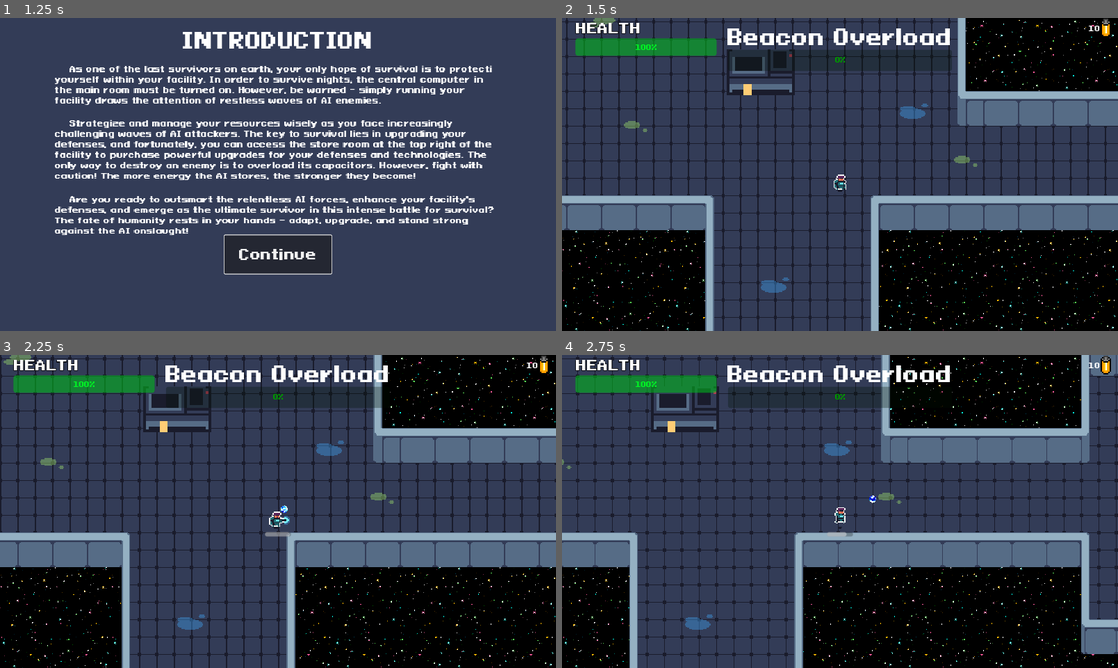
Above: before the commit, frames 1-4 (two rows, left to right).
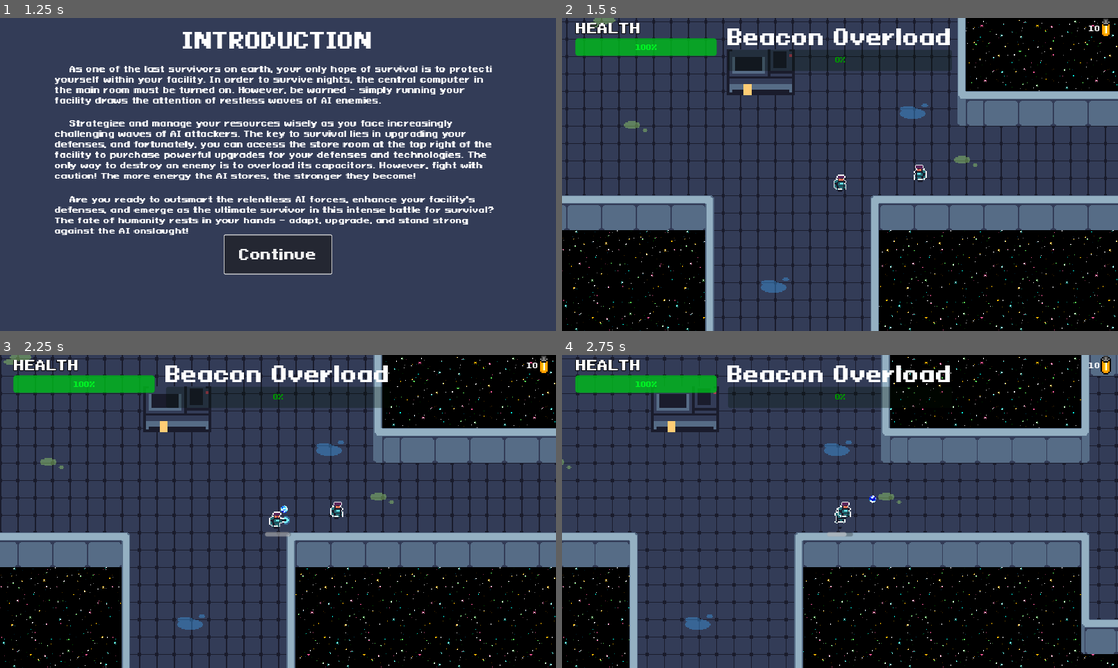
Above: after the commit, the same moments.

Repository: AugustanaCSC380January2024/final-game-solo
Game: Godot game, scene res://Scenes/main_menu.tscn
The game is run twice, just before and just after one commit, with the same random seed, the same clock (stepped at 60 frames per second) and the same inputs. Sound files missing from this copy of the repository are replaced by a short silence.
Inputs (mouse positions are in pixels of both pictures, inside the frame that each line leads up to):
- Up to frame 1 (1.25 s): click "PLAY" at 0.5 s
- Up to frame 2 (1.5 s): click "Continue" at 1.25 s
- Up to frame 3 (2.25 s): tap Enter at 2 s; move the mouse to (400, 495) at 2.02 s; hold D (move_right, bound only before the commit) from 2.03 s (still down); click (400, 495) at 2.1 s
- Up to frame 4 (2.75 s): keep holding D (move_right, bound only before the commit)

Frame 1 is identical in both runs. In frame 2, 1.5% of the frame differs, in the area x 2-66%, y 1-53%; in frame 3, 1.5%; in frame 4, 1.5%.

Commit message:
Added Local Multiplayer

Diff:
--- a/Scenes/Game.tscn
+++ b/Scenes/Game.tscn
@@ -45,6 +45,10 @@
 
 [node name="Player" parent="." instance=ExtResource("2_nfu3v")]
 position = Vector2(573, 429)
+
+[node name="Player2" parent="." instance=ExtResource("2_nfu3v")]
+position = Vector2(647, 420)
+player_id = 2
 
 [node name="CanvasLayer" type="CanvasLayer" parent="."]
 
--- a/Scripts/player.gd
+++ b/Scripts/player.gd
@@ -4,6 +4,8 @@
 @export var health = 20
 
 @export var speed = 100
+
+@export var player_id = 1
 
 var bullet_damage: float = 1.0
 var bullet_speed: float = 150
@@ -58,7 +60,7 @@
 
 func _process(delta):
 	if alive:
-		if Input.is_action_just_pressed("shoot"):
+		if Input.is_action_just_pressed("shoot_%s" % [player_id]):
 			shoot()
 	cooldown_progress.value = weapon_cooldown.time_left
 
@@ -69,8 +71,8 @@
 		aim()
 
 func aim():
-	look_vector.x = -(Input.get_action_strength("look_right") - Input.get_action_strength("look_left"))
-	look_vector.y = (Input.get_action_strength("look_up") - Input.get_action_strength("look_down"))
+	look_vector.x = -(Input.get_action_strength("look_right_%s" % [player_id]) - Input.get_action_strength("look_left_%s" % [player_id]))
+	look_vector.y = (Input.get_action_strength("look_up_%s" % [player_id]) - Input.get_action_strength("look_down_%s" % [player_id]))
 	if look_vector != Vector2.ZERO:
 		print("TURE")
 		crosshair.visible = true
@@ -81,7 +83,7 @@
 		controller_aim = false
 
 func get_input():
-	var input_direction = Input.get_vector("move_left", "move_right", "move_up", "move_down")
+	var input_direction = Input.get_vector("move_left_%s" % [player_id], "move_right_%s" % [player_id], "move_up_%s" % [player_id], "move_down_%s" % [player_id])
 	if global_position.x > get_global_mouse_position().x:
 		animated_sprite.flip_h = true
 	else:
--- a/project.godot
+++ b/project.godot
@@ -35,38 +35,38 @@
 , Object(InputEventJoypadButton,"resource_local_to_scene":false,"resource_name":"","device":-1,"button_index":0,"pressure":0.0,"pressed":true,"script":null)
 ]
 }
-move_up={
+move_up_1={
 "deadzone": 0.5,
 "events": [Object(InputEventKey,"resource_local_to_scene":false,"resource_name":"","device":-1,"window_id":0,"alt_pressed":false,"shift_pressed":false,"ctrl_pressed":false,"meta_pressed":false,"pressed":false,"keycode":0,"physical_keycode":87,"key_label":0,"unicode":119,"echo":false,"script":null)
 , Object(InputEventKey,"resource_local_to_scene":false,"resource_name":"","device":-1,"window_id":0,"alt_pressed":false,"shift_pressed":false,"ctrl_pressed":false,"meta_pressed":false,"pressed":false,"keycode":0,"physical_keycode":4194320,"key_label":0,"unicode":0,"echo":false,"script":null)
-, Object(InputEventJoypadMotion,"resource_local_to_scene":false,"resource_name":"","device":-1,"axis":1,"axis_value":-1.0,"script":null)
+, Object(InputEventJoypadMotion,"resource_local_to_scene":false,"resource_name":"","device":0,"axis":1,"axis_value":-1.0,"script":null)
 ]
 }
-move_down={
+move_down_1={
 "deadzone": 0.5,
 "events": [Object(InputEventKey,"resource_local_to_scene":false,"resource_name":"","device":-1,"window_id":0,"alt_pressed":false,"shift_pressed":false,"ctrl_pressed":false,"meta_pressed":false,"pressed":false,"keycode":0,"physical_keycode":83,"key_label":0,"unicode":115,"echo":false,"script":null)
 , Object(InputEventKey,"resource_local_to_scene":false,"resource_name":"","device":-1,"window_id":0,"alt_pressed":false,"shift_pressed":false,"ctrl_pressed":false,"meta_pressed":false,"pressed":false,"keycode":0,"physical_keycode":4194322,"key_label":0,"unicode":0,"echo":false,"script":null)
-, Object(InputEventJoypadMotion,"resource_local_to_scene":false,"resource_name":"","device":-1,"axis":1,"axis_value":1.0,"script":null)
+, Object(InputEventJoypadMotion,"resource_local_to_scene":false,"resource_name":"","device":0,"axis":1,"axis_value":1.0,"script":null)
 ]
 }
-move_left={
+move_left_1={
 "deadzone": 0.5,
 "events": [Object(InputEventKey,"resource_local_to_scene":false,"resource_name":"","device":-1,"window_id":0,"alt_pressed":false,"shift_pressed":false,"ctrl_pressed":false,"meta_pressed":false,"pressed":false,"keycode":0,"physical_keycode":65,"key_label":0,"unicode":97,"echo":false,"script":null)
 , Object(InputEventKey,"resource_local_to_scene":false,"resource_name":"","device":-1,"window_id":0,"alt_pressed":false,"shift_pressed":false,"ctrl_pressed":false,"meta_pressed":false,"pressed":false,"keycode":0,"physical_keycode":4194319,"key_label":0,"unicode":0,"echo":false,"script":null)
-, Object(InputEventJoypadMotion,"resource_local_to_scene":false,"resource_name":"","device":-1,"axis":0,"axis_value":-1.0,"script":null)
+, Object(InputEventJoypadMotion,"resource_local_to_scene":false,"resource_name":"","device":0,"axis":0,"axis_value":-1.0,"script":null)
 ]
 }
-move_right={
+move_right_1={
 "deadzone": 0.5,
 "events": [Object(InputEventKey,"resource_local_to_scene":false,"resource_name":"","device":-1,"window_id":0,"alt_pressed":false,"shift_pressed":false,"ctrl_pressed":false,"meta_pressed":false,"pressed":false,"keycode":0,"physical_keycode":68,"key_label":0,"unicode":100,"echo":false,"script":null)
 , Object(InputEventKey,"resource_local_to_scene":false,"resource_name":"","device":-1,"window_id":0,"alt_pressed":false,"shift_pressed":false,"ctrl_pressed":false,"meta_pressed":false,"pressed":false,"keycode":0,"physical_keycode":4194321,"key_label":0,"unicode":0,"echo":false,"script":null)
-, Object(InputEventJoypadMotion,"resource_local_to_scene":false,"resource_name":"","device":-1,"axis":0,"axis_value":1.0,"script":null)
+, Object(InputEventJoypadMotion,"resource_local_to_scene":false,"resource_name":"","device":0,"axis":0,"axis_value":1.0,"script":null)
 ]
 }
-shoot={
+shoot_1={
 "deadzone": 0.5,
 "events": [Object(InputEventMouseButton,"resource_local_to_scene":false,"resource_name":"","device":-1,"window_id":0,"a …(258 unchanged characters)…
-, Object(InputEventJoypadMotion,"resource_local_to_scene":false,"resource_name":"","device":-1,"axis":5,"axis_value":1.0,"script":null)
+, Object(InputEventJoypadMotion,"resource_local_to_scene":false,"resource_name":"","device":0,"axis":5,"axis_value":1.0,"script":null)
 ]
 }
 pause={
@@ -81,24 +81,49 @@
 , Object(InputEventJoypadButton,"resource_local_to_scene":false,"resource_name":"","device":-1,"button_index":2,"pressure":0.0,"pressed":true,"script":null)
 ]
 }
-look_up={
+look_up_1={
 "deadzone": 0.5,
-"events": [Object(InputEventJoypadMotion,"resource_local_to_scene":false,"resource_name":"","device":-1,"axis":3,"axis_value":-1.0,"script":null)
+"events": [Object(InputEventJoypadMotion,"resource_local_to_scene":false,"resource_name":"","device":0,"axis":3,"axis_value":-1.0,"script":null)
 ]
 }
-look_right={
+look_right_1={
 "deadzone": 0.5,
-"events": [Object(InputEventJoypadMotion,"resource_local_to_scene":false,"resource_name":"","device":-1,"axis":2,"axis_value":1.0,"script":null)
+"events": [Object(InputEventJoypadMotion,"resource_local_to_scene":false,"resource_name":"","device":0,"axis":2,"axis_value":1.0,"script":null)
 ]
 }
-look_down={
+look_down_1={
 "deadzone": 0.5,
-"events": [Object(InputEventJoypadMotion,"resource_local_to_scene":false,"resource_name":"","device":-1,"axis":3,"axis_value":1.0,"script":null)
+"events": [Object(InputEventJoypadMotion,"resource_local_to_scene":false,"resource_name":"","device":0,"axis":3,"axis_value":1.0,"script":null)
 ]
 }
-look_left={
+look_left_1={
 "deadzone": 0.5,
-"events": [Object(InputEventJoypadMotion,"resource_local_to_scene":false,"resource_name":"","device":-1,"axis":2,"axis_value":-1.0,"script":null)
+"events": [Object(InputEventJoypadMotion,"resource_local_to_scene":false,"resource_name":"","device":0,"axis":2,"axis_value":-1.0,"script":null)
+]
+}
+move_up_2={
+"deadzone": 0.5,
+"events": [Object(InputEventJoypadMotion,"resource_local_to_scene":false,"resource_name":"","device":1,"axis":1,"axis_value":-1.0,"script":null)
+]
+}
+move_down_2={
+"deadzone": 0.5,
+"events": [Object(InputEventJoypadMotion,"resource_local_to_scene":false,"resource_name":"","device":1,"axis":1,"axis_value":1.0,"script":null)
+]
+}
+move_right_2={
+"deadzone": 0.5,
+"events": [Object(InputEventJoypadMotion,"resource_local_to_scene":false,"resource_name":"","device":1,"axis":0,"axis_value":1.0,"script":null)
+]
+}
+move_left_2={
+"deadzone": 0.5,
+"events": [Object(InputEventJoypadMotion,"resource_local_to_scene":false,"resource_name":"","device":1,"axis":0,"axis_value":-1.0,"script":null)
+]
+}
+shoot_2={
+"deadzone": 0.5,
+"events": [Object(InputEventJoypadMotion,"resource_local_to_scene":false,"resource_name":"","device":1,"axis":5,"axis_value":1.0,"script":null)
 ]
 }
 
